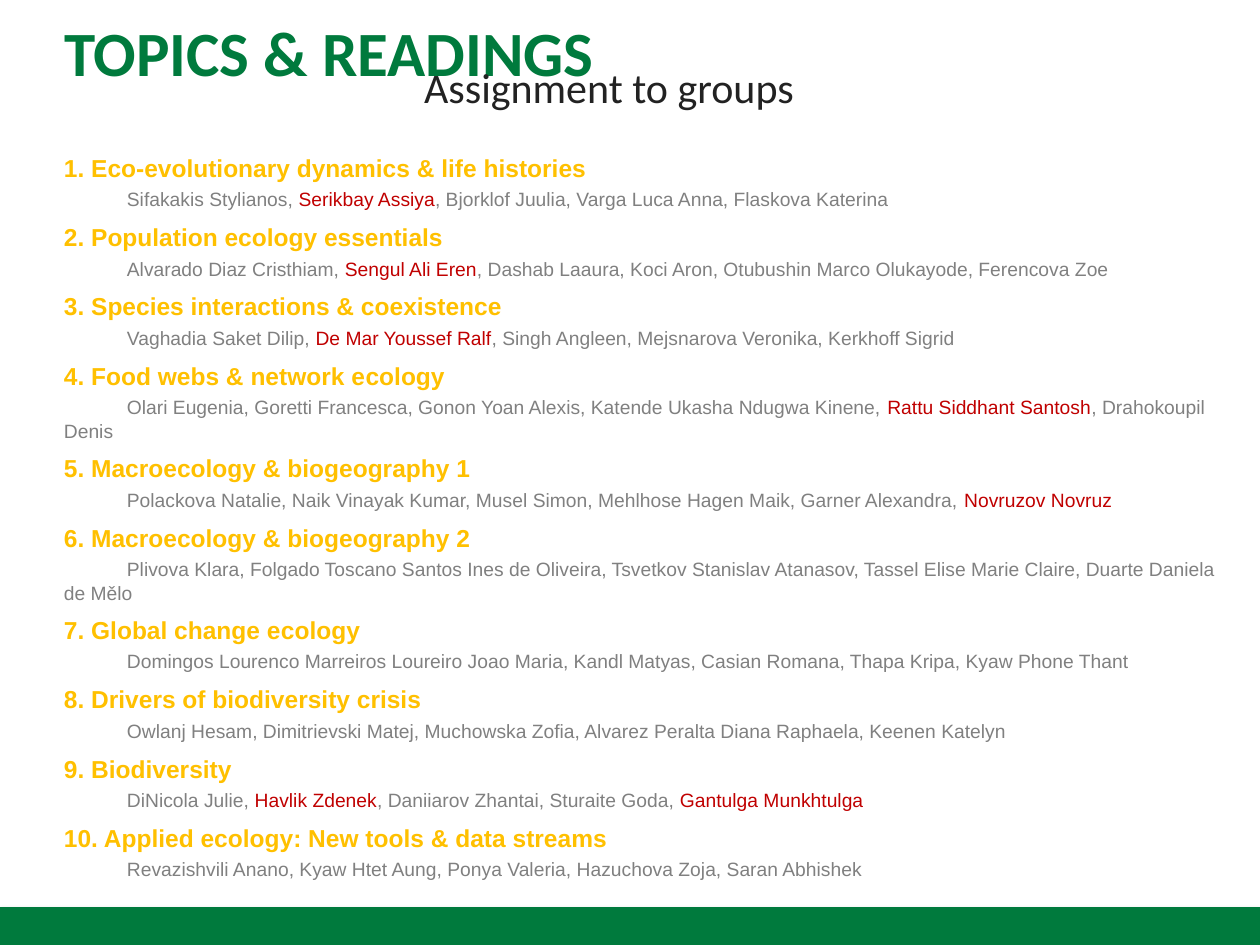
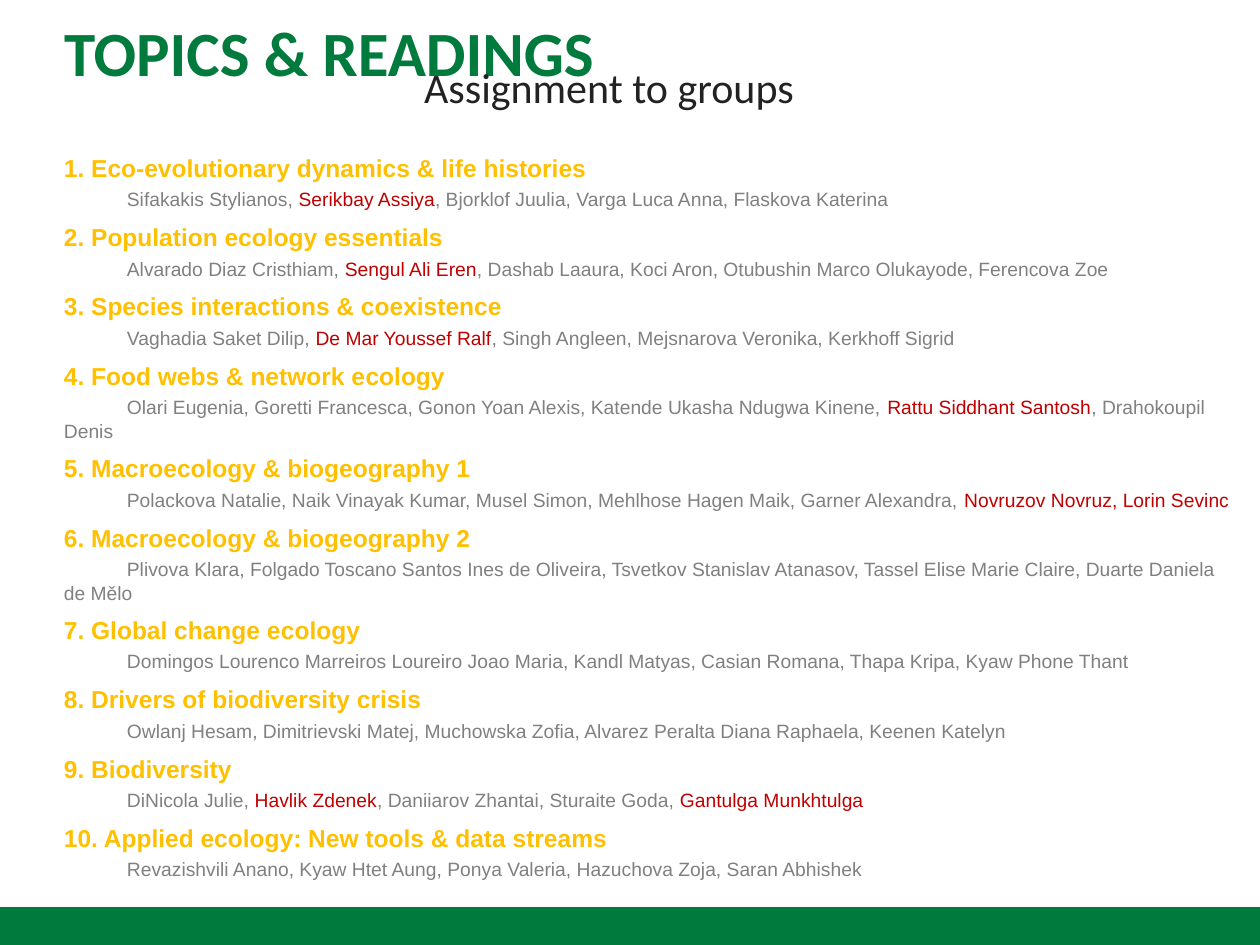
Before and after one commit to MartinBulla/Ecology_Fund_Gen, a slide deck: slide 14 of _Lectures/2026_Ecology_Lecture_1_Course_Intro.pptx (slide 17 before the commit). Drawn at 1260x945 pixels with LibreOffice and Linux fonts; fonts in the diff are those of the drawing. Boxes give left, top, right and bottom in pixels: in the first picture for what was removed or moved away, otherwise in the second. Text is boxed around its words. In the diff, an @@ line names an element or a change of style, - is before the commit and + after.

```diff
--- a/_Lectures/2026_Ecology_Lecture_1_Course_Intro.pptx
+++ b/_Lectures/2026_Ecology_Lecture_1_Course_Intro.pptx
@@ text at box(127, 493, 1229, 511): text changed @@
-Polackova Natalie, Naik Vinayak Kumar, Musel Simon, Mehlhose Hagen Maik, Garner Alexandra, Novruzov Novruz
+Polackova Natalie, Naik Vinayak Kumar, Musel Simon, Mehlhose Hagen Maik, Garner Alexandra, Novruzov Novruz, Lorin Sevinc
```
Also in this commit, not shown: 3 slides removed.
